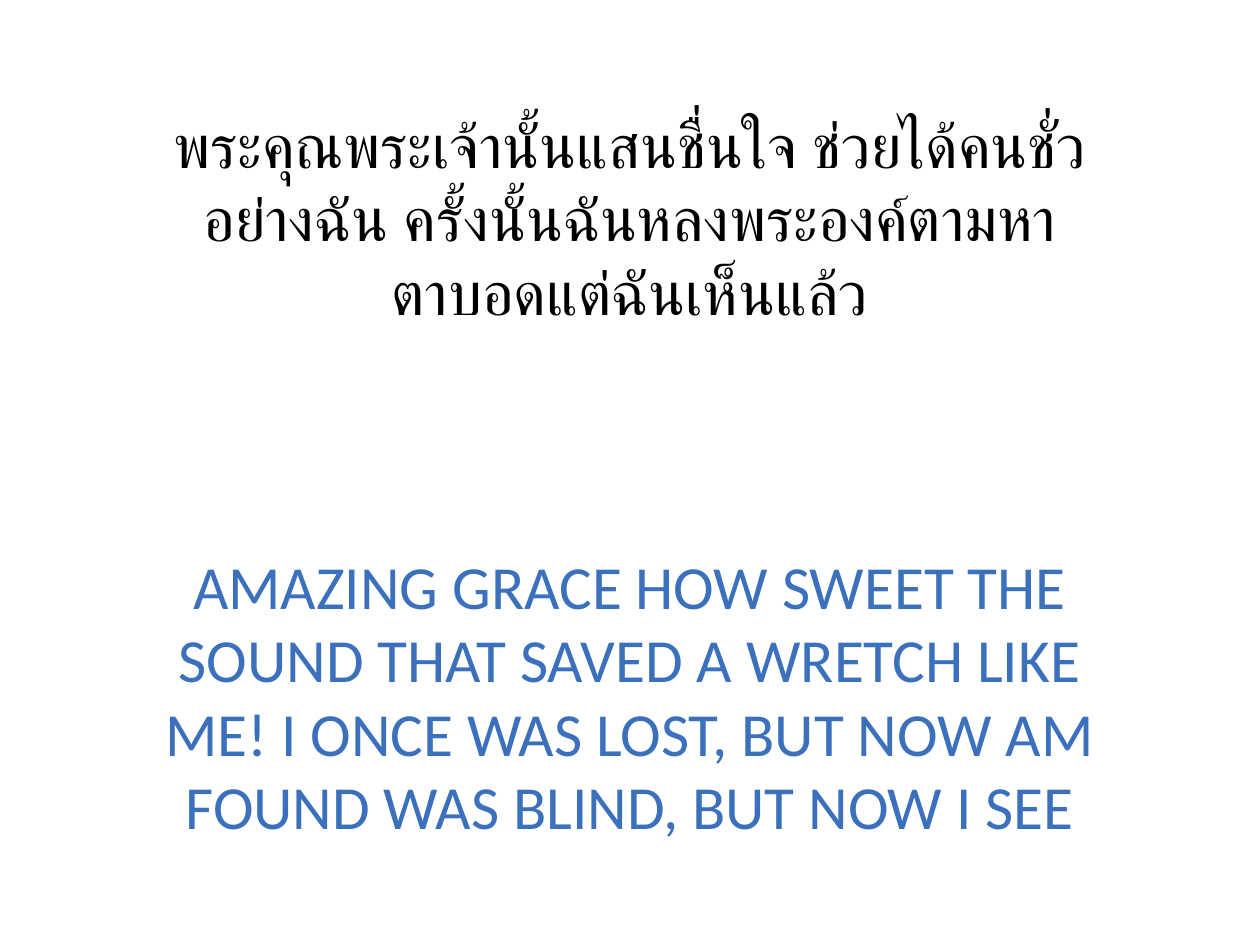
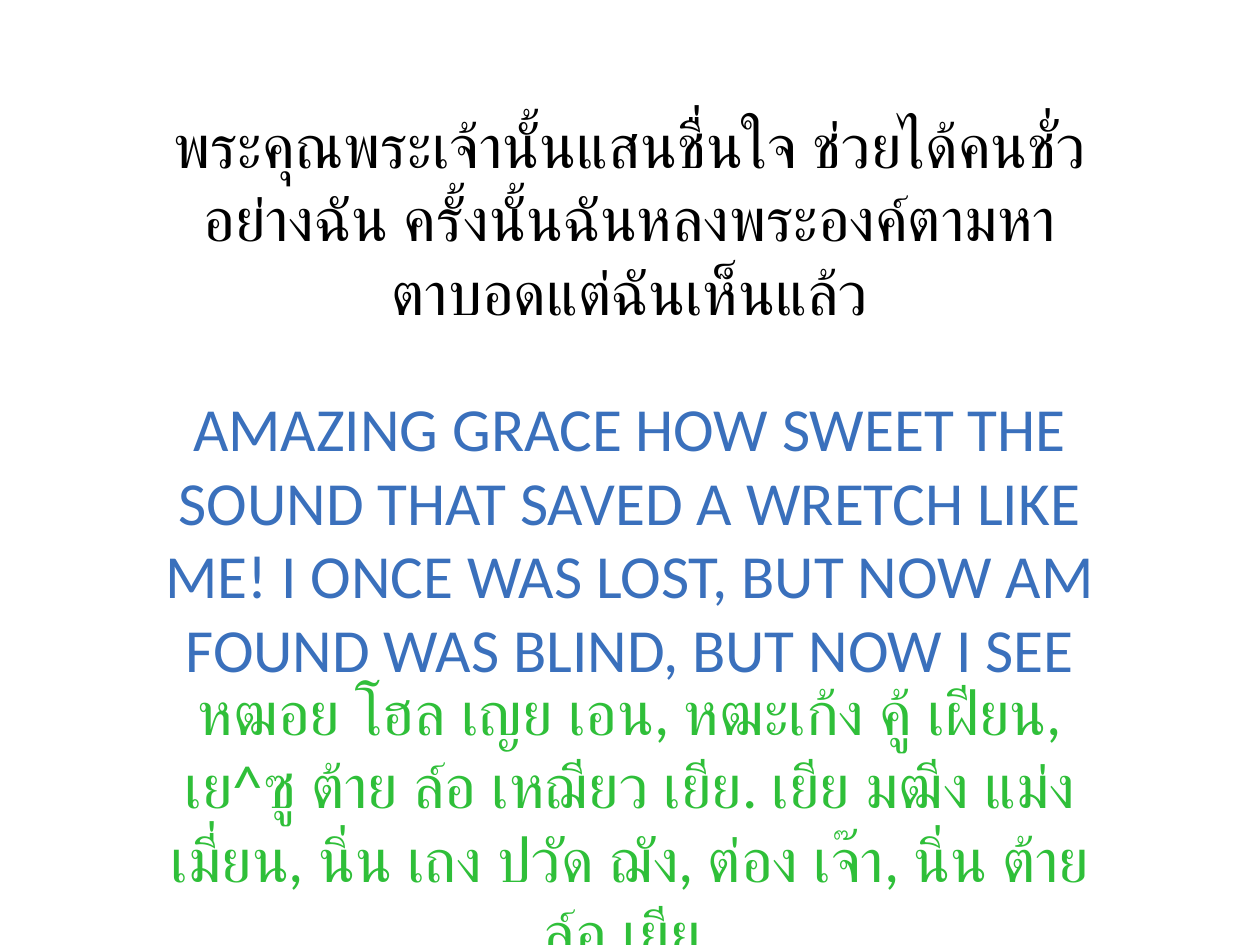
Before and after one commit to mightmay/songpptcreator, a slide deck: slide 2 of finishedppt/WorshipSongs.pptx. Drawn at 1260x945 pixels with LibreOffice and Linux fonts; fonts in the diff are those of the drawing. Boxes give left, top, right and bottom in pixels: in the first picture for what was removed or moved away, otherwise in the second. Text is boxed around its words. In the diff, an @@ line names an element or a change of style, - is before the commit and + after.

```diff
--- a/finishedppt/WorshipSongs.pptx
+++ b/finishedppt/WorshipSongs.pptx
@@ text "AMAZING GRACE HOW SWEET THE ..." rewrapped from (x1=165, y1=569, x2=1094, y2=837) to (x1=165, y1=411, x2=1094, y2=687) @@
@@ text added at (x1=171, y1=687, x2=1089, y2=890), 35 pt, text #2FBF39 @@
+หฒอย โฮล เญย เอน, หฒะเก้ง คู้ เฝียน, เย^ซู ต้าย ล์อ เหฌียว เยีย. เยีย มฒีง แม่ง เมี่ยน, นิ่น เถง ปวัด ฌัง, ต่อง เจ๊า, นิ่น ต้าย ล์อ เยีย.
```
Also in this commit, not shown: 10 other slides changed, 2 other files.
